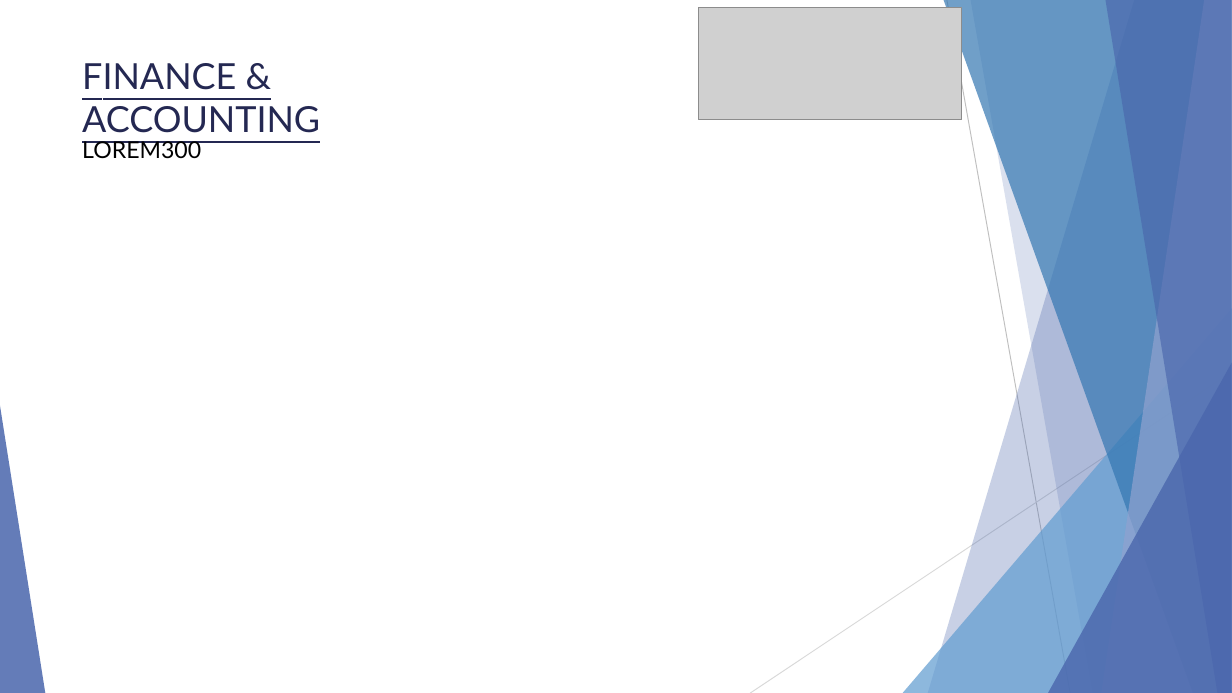
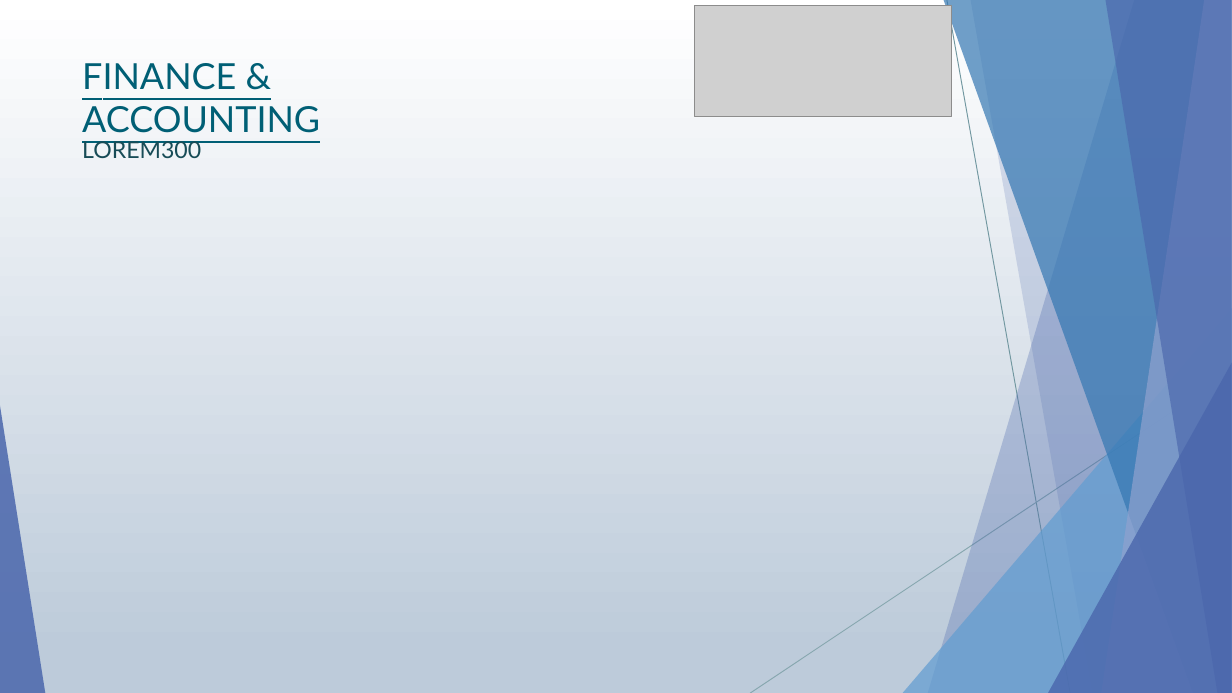
Before and after one commit to subhro1530/Hult-Prize, a slide deck: slide 4 of Demonstration.pptx. Drawn at 1232x693 pixels with LibreOffice and Linux fonts; fonts in the diff are those of the drawing; grey boxes stand for pictures. Boxes give left, top, right and bottom in pixels: in the first picture for what was removed or moved away, otherwise in the second. Text is boxed around its words. In the diff, an @@ line names an element or a change of style, - is before the commit and + after.

```diff
--- a/Demonstration.pptx
+++ b/Demonstration.pptx
@@ background #FFFFFF to gradient #FFFFFF to #BCCCDB @@
@@ picture: place and size @@
-picture at [699, 7, 962, 120]
+picture at [694, 6, 952, 117]
@@ line (947, 0) - (1070, 693): stroke #BFBFBF 0.75 pt to #7197A0 0.75 pt @@
@@ text "FINANCE & ACCOUNTING" at [82, 63, 320, 133]: text colour #242852 to #005F75 @@
@@ text "LOREM300" at [82, 141, 201, 158]: text colour #000000 to #184C57 @@
@@ line (1232, 372) - (750, 693): stroke #D9D9D9 0.75 pt to #87A7AF 0.75 pt @@
```
Also in this commit, not shown: 6 other slides changed, 2 other files.
